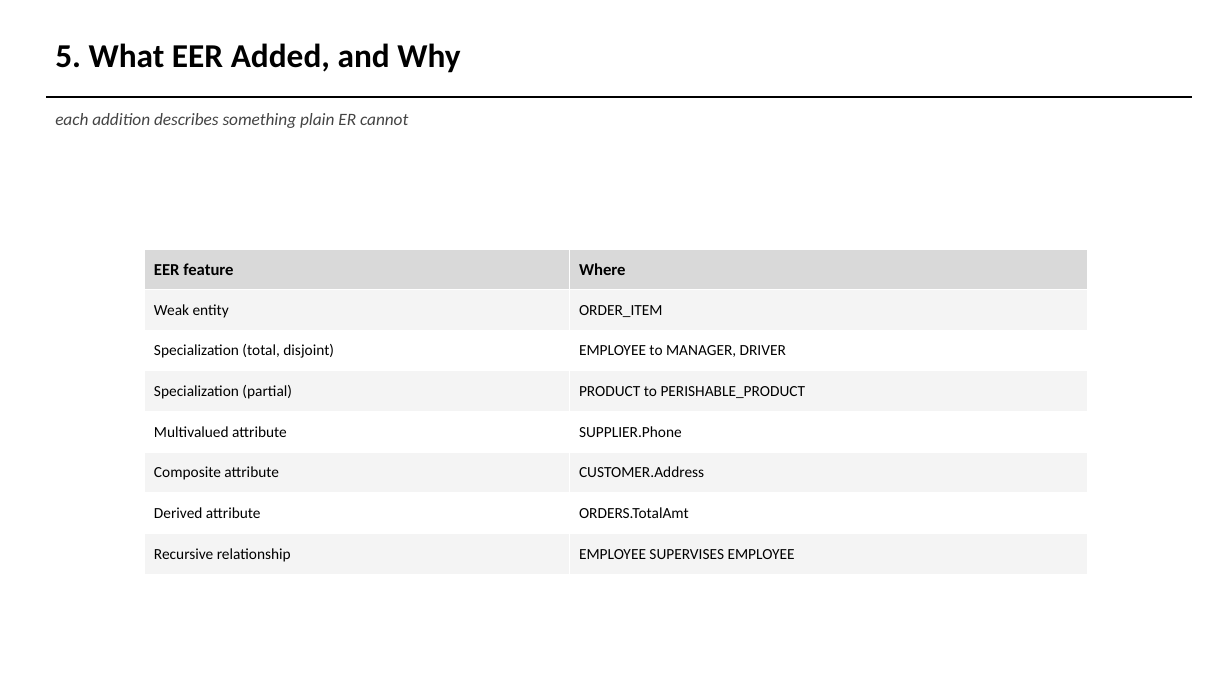
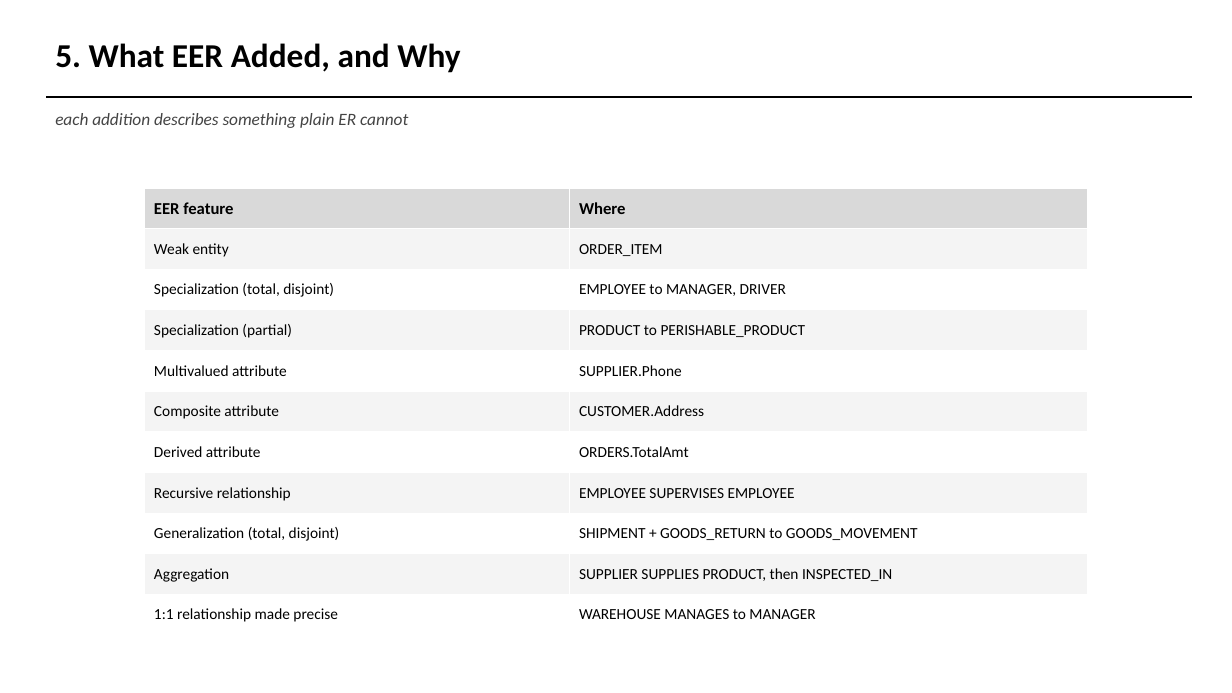
Before and after one commit to AviDhandhania/warehouse-supply-chain-dbms, a slide deck: slide 13 of presentation/DA1_Presentation.pptx (slide 10 before the commit). Drawn at 1232x693 pixels with LibreOffice and Linux fonts; fonts in the diff are those of the drawing. Boxes give left, top, right and bottom in pixels: in the first picture for what was removed or moved away, otherwise in the second. Text is boxed around its words. In the diff, an @@ line names an element or a change of style, - is before the commit and + after.

Commit message:
DA1: add generalization, aggregation and a 1:1 relationship
MANAGES joins EMPLOYEE and WAREHOUSE one to one, which is what WAREHOUSE
already needed to justify ManagerID. The column now carries a UNIQUE
constraint, so WAREHOUSE has a second candidate key and is still in BCNF.

Generalization lifts SHIPMENT and GOODS_RETURN into GOODS_MOVEMENT. Both
subclasses are in the ER model as separate entities with their own links to
ORDERS and WAREHOUSE, and the EER model lifts the shared columns and both
links into the superclass, collapsing ShipmentID and ReturnID into
MovementID. Built upwards from what existed, which is the only thing that
distinguishes it from the specialization already in the model.

Aggregation boxes SUPPLIER, SUPPLIES and PRODUCT and hangs INSPECTION off the
box. The ER model gives INSPECTION two separate links, one per participant,
so the figure shows why the aggregation is needed. It maps to a two-column
foreign key into SUPPLIES, so an inspection cannot name a pair that is not
supplied. Drawn as its own figure, since the box would have covered half of
the EER model.

Final schema goes from 17 tables to 20 with INSPECTION, GOODS_MOVEMENT and
GOODS_RETURN. Eight come out of the normalization and twelve straight from
the mapping.

The normalization chain is untouched: sample_data, the five norm figures and
decomp_tree are byte for byte what they were, because the lineage runs
through the other eight tables. Every count in the report, the deck and the
README follows the new totals.

```diff
--- a/presentation/DA1_Presentation.pptx
+++ b/presentation/DA1_Presentation.pptx
@@ table at [145,189,1088,636] @@
+row 9: Generalization (total, disjoint) | SHIPMENT + GOODS_RETURN to GOODS_MOVEMENT
+row 10: Aggregation | SUPPLIER SUPPLIES PRODUCT, then INSPECTED_IN
+row 11: 1:1 relationship made precise | WAREHOUSE MANAGES to MANAGER
@@ table: place and size @@
-table at [145,249,1088,574]
+table at [145,189,1088,636]
```
Also in this commit, not shown: 12 other slides changed, 3 slides added, 8 other files.
